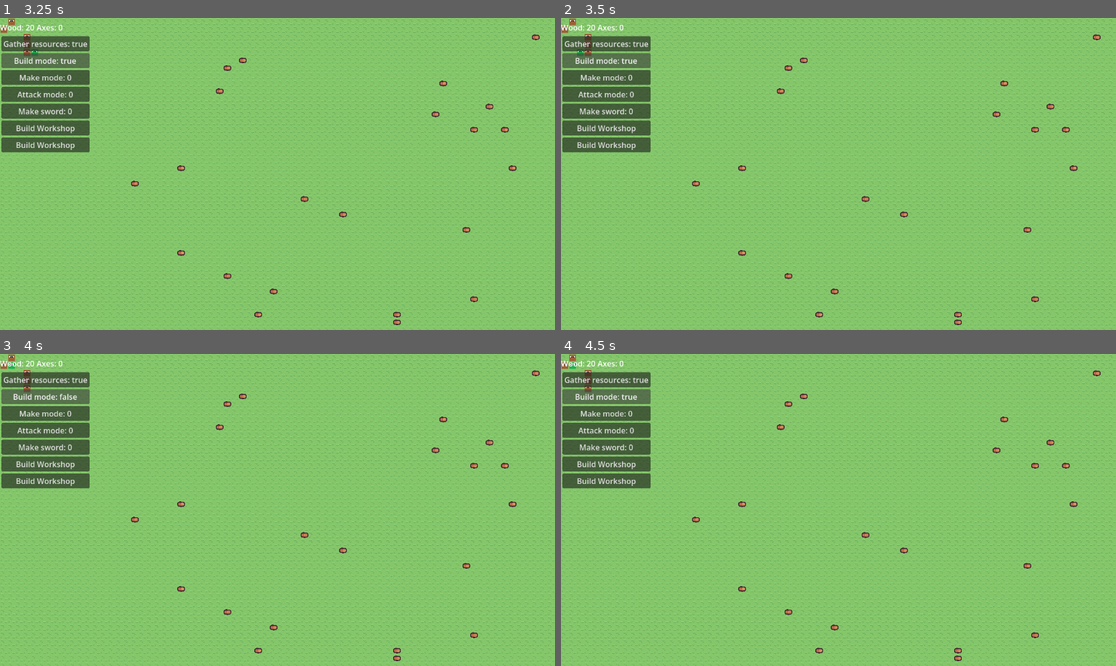
Above: before the commit, frames 1-4 (two rows, left to right).
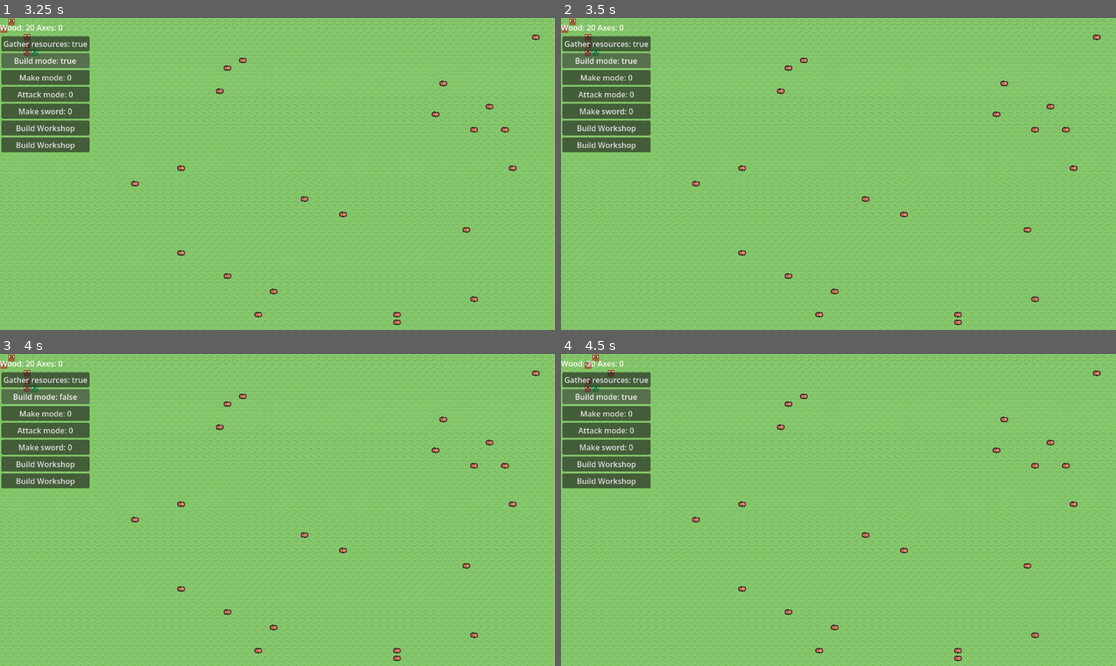
Above: after the commit, the same moments.

Repository: amandodaw/zd-prototype
Game: Godot game, scene res://scenes/world.tscn
Two runs of this game, one before a commit and one after it. Both use one fixed random seed, a clock stepped at 60 frames per second and the inputs below.
Inputs:
- Up to frame 1 (3.25 s): click "Gather resources: 0" at 0.5 s; click "Gather resources: true" at 1.25 s; click "Gather resources: false" at 2 s; click "Build mode: 0" at 2.75 s
- Up to frame 2 (3.5 s): no input
- Up to frame 3 (4 s): click "Build mode: true" at 3.5 s
- Up to frame 4 (4.5 s): click "Build mode: false" at 4.25 s

Frame 1 is identical in both runs. In frame 2, less than 0.1% of the frame differs, in the area x 2-7%, y 10-13%; in frame 3, less than 0.1%; in frame 4, 0.2%, in the area x 0-10%, y 0-13%.

Commit message:
Gather va por buen camino

Diff:
--- a/scripts/components/actions/gather_action.gd
+++ b/scripts/components/actions/gather_action.gd
@@ -22,6 +22,7 @@
 
 func stop_picking(entity : Entity):
 	var plan_comp : PlanComponent = entity.get_component(PlanComponent)
+	var target_comp : TargetComponent = entity.get_component(TargetComponent)
 
 	plan_comp.needs_replan = true
 	finished = true
@@ -31,6 +32,7 @@
 
 	target_comp.target.get_component(ResourceComponent).reserved = false
 	print("HE CANCELADO COGER LA MADERA EN: ", target_comp.target.get_component(PositionComponent).grid_pos)
+	target_comp.target = null
 	stop_picking(entity)
 
 func on_cancel(entity : Entity) -> void:
--- a/scripts/components/actions/move_action.gd
+++ b/scripts/components/actions/move_action.gd
@@ -59,6 +59,7 @@
 
 	#Si la celda está ocupada por otra entidad, esperar a que se libere
 	if ai_comp.city_comp.living_entities.has(next_pos):
+		fail(entity)
 		return
 
 	ai_comp.city_comp.living_entities.erase(pos_comp.grid_pos)
--- a/scripts/systems/action_system.gd
+++ b/scripts/systems/action_system.gd
@@ -5,6 +5,7 @@
 		if !e.has_component(PlanComponent):
 			continue
 		var plan_comp : PlanComponent = e.get_component(PlanComponent)
+		var target_comp : TargetComponent = e.get_component(TargetComponent)
 		if not plan_comp:
 			continue
 
@@ -24,3 +25,5 @@
 			plan_comp.current_action = null
 			if plan_comp.plan.is_empty():
 				print("plan terminado")
+				plan_comp.needs_replan = true
+				target_comp.target = null
--- a/scripts/systems/planner_system.gd
+++ b/scripts/systems/planner_system.gd
@@ -5,9 +5,6 @@
 		if !entity.has_component(PlanComponent):
 			continue
 		var ai_comp : AIComponent = entity.get_component(AIComponent)
-		var city_comp : CityComponent = ai_comp.city_comp
-		var pos : PositionComponent = entity.get_component(PositionComponent)
-		var target_comp : TargetComponent = entity.get_component(TargetComponent)
 		var plan_comp : PlanComponent = entity.get_component(PlanComponent)
 
 		var new_plan : Array[Action] = []
--- a/scripts/systems/target_system.gd
+++ b/scripts/systems/target_system.gd
@@ -28,9 +28,9 @@
 				pass
 
 			CityComponent.Tasks.GATHER_RESOURCES:
-				if target_comp.target == null and target_comp.target_pos == GridUtils.INVALID:
+				if target_comp.target == null:
+					print("VAMOS A GATHER")
 					find_wood(entity, entities)
-
 
 			CityComponent.Tasks.IDLE:
 				if target_comp.target_pos == GridUtils.INVALID:
Not shown, changed: documento_desarrollo.md
Not shown, added: scenes/world.tscn1463366082.tmp
